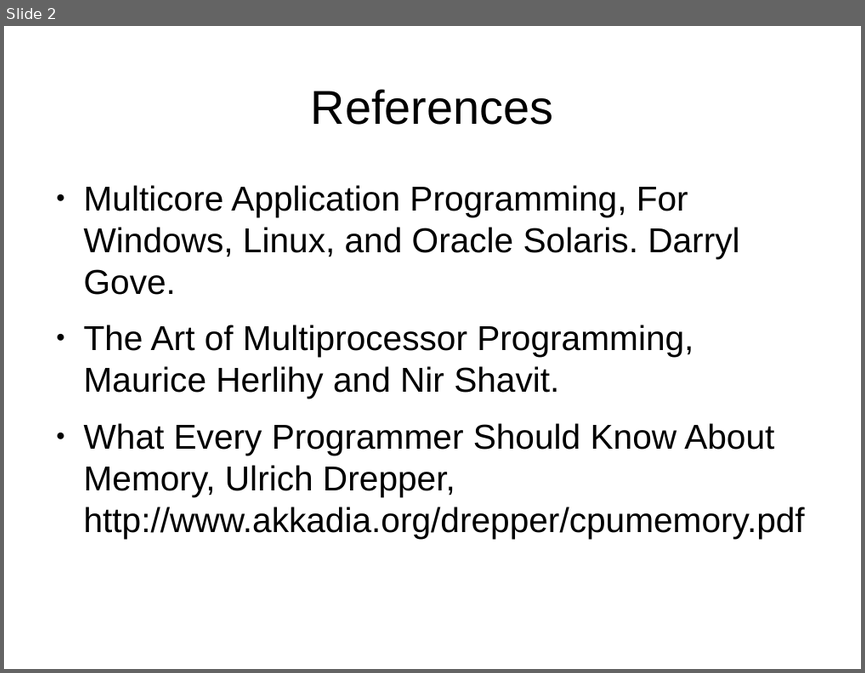
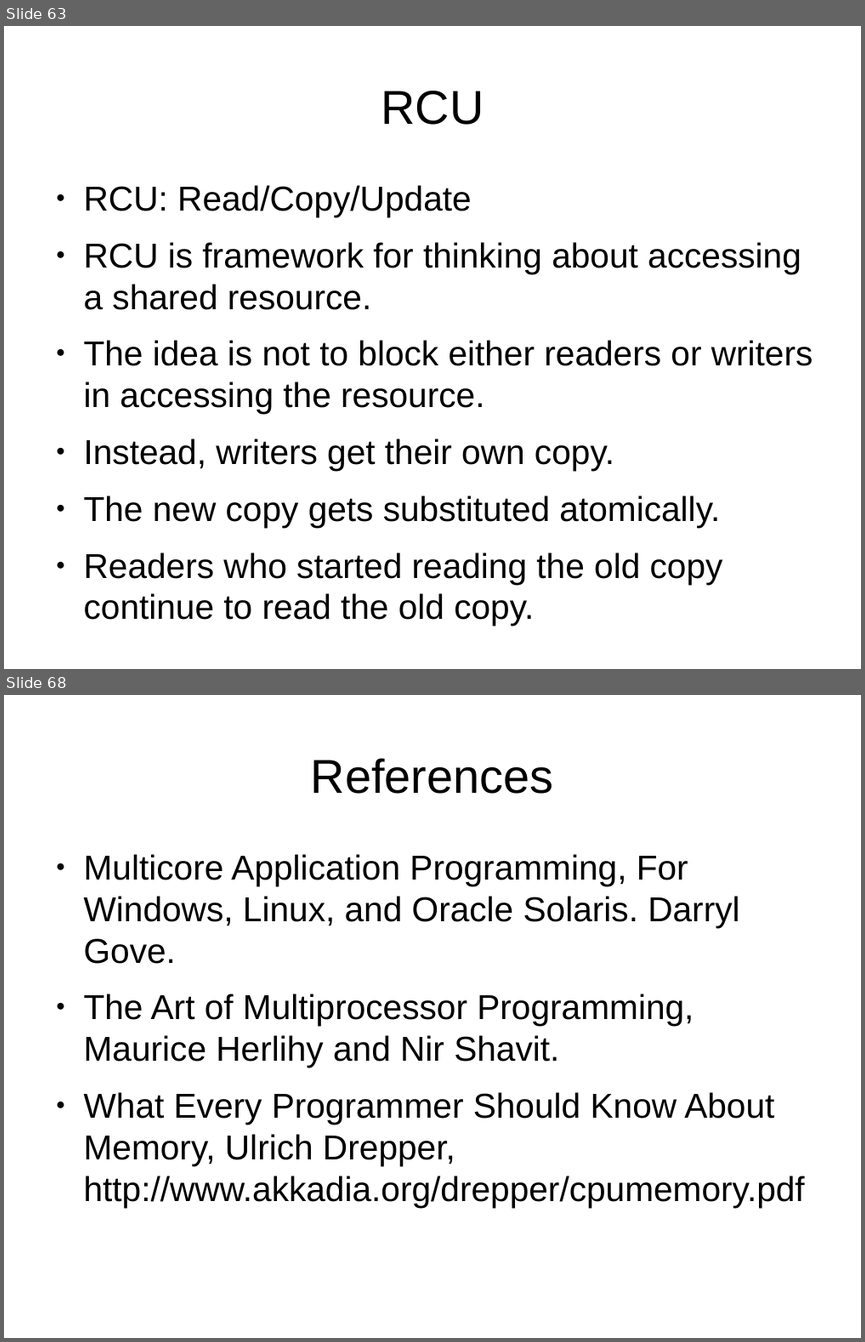
Before and after one commit to veltzer/demos, a slide deck: cpp/multi_core/multicore.odp. Shown one above the other, each under a label of ours: slide 2 before the commit, slides 63 and 68 after it; the slides between them are not shown. The pictures are 865x673 and 865x1342 pixels, drawn with LibreOffice and Linux fonts; fonts in the diff are those of the drawing. Boxes give left, top, right and bottom in pixels: in the first picture for what was removed or moved away, otherwise in the second. Text is boxed around its words. In the diff, an @@ line names an element or a change of style, - is before the commit and + after.

```diff
--- a/cpp/multi_core/multicore.odp
+++ b/cpp/multi_core/multicore.odp
@@ slide 63 added at (4,26,861,669), background #FFFFFF @@
@@ title added at (381,91,483,125), 44 pt, text #000000 @@
+RCU
@@ text added at (84,185,813,625), 32 pt, text #000000 @@
+● RCU: Read/Copy/Update
+● RCU is framework for thinking about accessing a shared resource.
+● The idea is not to block either readers or writers in accessing the resource.
+● Instead, writers get their own copy.
+● The new copy gets substituted atomically.
+● Readers who started reading the old copy continue to read the old copy.
@@ what was slide 2 is now slide 68 @@
```
Also in this commit, not shown: 65 other slides added, 1 slide removed, 11 other files.
